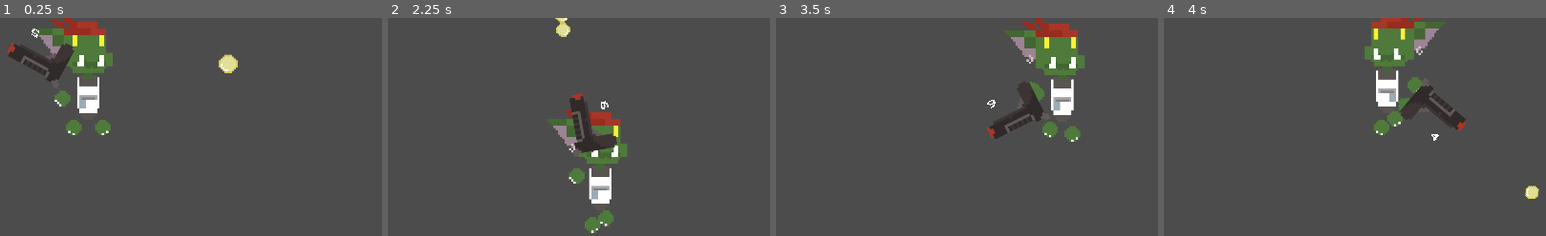
Above: before the commit, frames 1-4 (left to right).
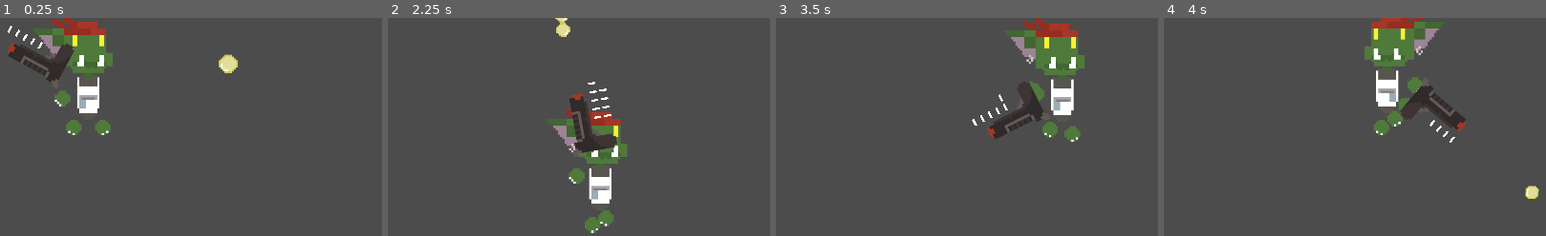
Above: after the commit, the same moments.

Repository: Hemogloben/shooty
Game: Godot game, scene res://Player.tscn
The game is run twice, just before and just after one commit, with the same random seed, the same clock (stepped at 60 frames per second) and the same inputs.
Inputs (mouse positions are % of the whole screen's width and height, from its top left):
- Up to frame 1 (0.25 s): no input
- Up to frame 2 (2.25 s): move the mouse to (72, 46) at 0.52 s; press the mouse at (72, 46) at 0.53 s; hold D (move_right) 0.53-1.28 s; move the mouse to (30, 56) at 1.27 s; release the mouse at (30, 56) at 1.28 s; hold S (move_down) 1.28-2.03 s; click (30, 56) at 1.35 s; move the mouse to (60, 29) at 2.02 s; press the mouse at (60, 29) at 2.03 s; hold D (move_right) from 2.03 s (still down)
- Up to frame 3 (3.5 s): move the mouse to (45, 71) at 2.77 s; release D (move_right) at 2.78 s; release the mouse at (45, 71) at 2.78 s; hold W (move_up) from 2.78 s (still down); click (45, 71) at 2.85 s
- Up to frame 4 (4 s): move the mouse to (80, 66) at 3.52 s; release W (move_up) at 3.53 s; press the mouse at (80, 66) at 3.53 s; hold A (move_left) from 3.53 s (still down)
The pictures show only the part of the screen within x 36-86%, y 31-81%; the shares and areas given below are measured in that part.

The runs differ from the first frame. In frame 1, 0.1% of the frame differs, in the area x 2-12%, y 3-14%; in frame 2, 0.2%, in the area x 52-59%, y 29-47%; in frame 3, 0.2%; in frame 4, 0.1%.

Commit message:
Convert ammo to pips

Diff:
--- a/Player.tscn
+++ b/Player.tscn
@@ -88,13 +88,13 @@
 one_shot = true
 
 [node name="weapon_box_ui" type="Label" parent="Player/player_sprite/shitty_gun"]
-margin_left = 119.0
-margin_top = 21.0
+margin_left = 100.0
+margin_top = 5.0
 margin_right = 212.0
-margin_bottom = 61.0
+margin_bottom = 80.0
 theme = SubResource( 4 )
 custom_fonts/font = SubResource( 5 )
-text = "9"
+text = "|||||"
 
 [node name="BulletPool" type="Node2D" parent="."]
 
--- a/shitty_gun.gd
+++ b/shitty_gun.gd
@@ -12,9 +12,20 @@
 #func _init():
 	#self.weapon_box_ui = get_node("/root/weapon_box_ui")
 
+func getAmmoPips():
+	var pips = ""
+	var counter = 0
+	for i in range(0, magazine_current):
+		pips += "|"
+		counter += 1
+		if counter > 4:
+			counter = 0
+			pips += "\n"
+	return pips
+
 func _ready():
 	firerate.connect("timeout",self,"_on_cooldown_timeout")
-	weapon_box_ui.text = str(magazine_current)
+	weapon_box_ui.text = getAmmoPips()
 	print(magazine_current)
 
 func _on_cooldown_timeout():
@@ -41,7 +52,7 @@
 		can_shoot = false
 		magazine_current -= 1
 		print(magazine_current)
-		weapon_box_ui.text = str(magazine_current)
+		weapon_box_ui.text = getAmmoPips()
 	elif magazine_current == 0:
 		reload()
 		##is this even the right way to do this? using an if/elif thing?
